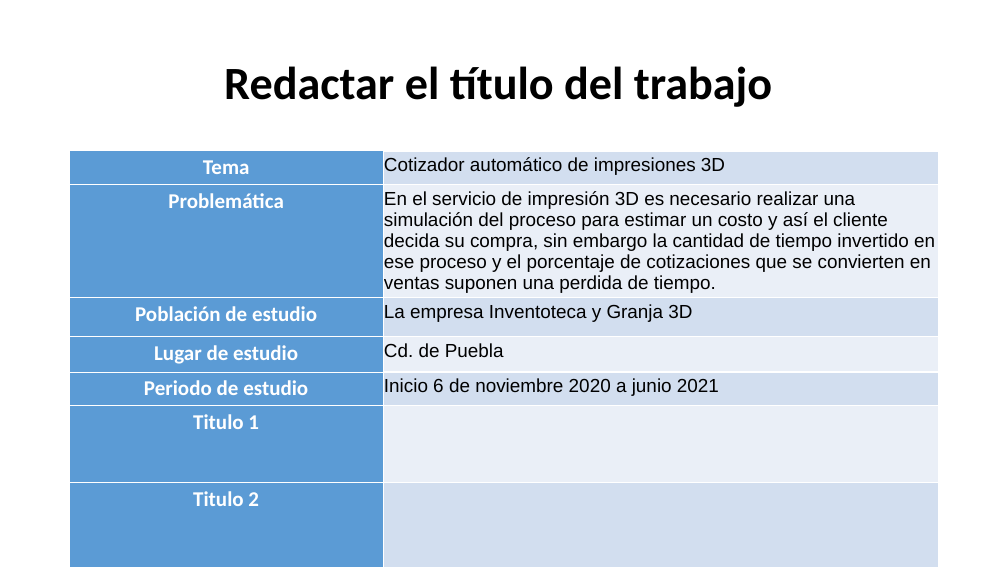
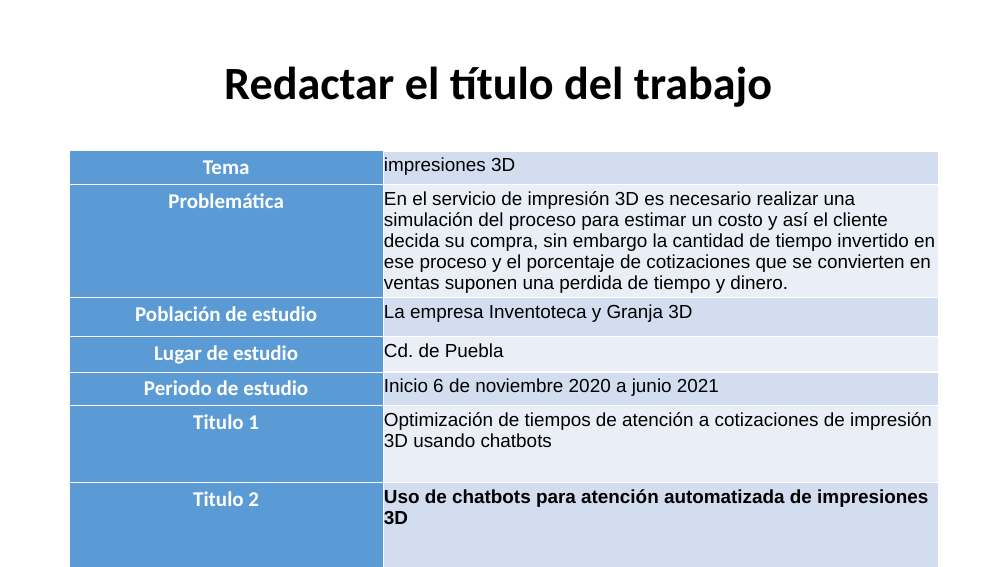
Before and after one commit to DavidFigCas/ArticuloM, a slide deck: slide 1 of Apoyo tarea Hipótesis.pptx. Drawn at 1008x567 pixels with LibreOffice and Linux fonts; fonts in the diff are those of the drawing; background and template pictures are left out. Boxes give left, top, right and bottom in pixels: in the first picture for what was removed or moved away, otherwise in the second. Text is boxed around its words. In the diff, an @@ line names an element or a change of style, - is before the commit and + after.

```diff
--- a/Apoyo tarea Hipótesis.pptx
+++ b/Apoyo tarea Hipótesis.pptx
@@ table at (70,151,939,529) @@
-row 1, column 2: Cotizador automático de impresiones 3D
+row 1, column 2: impresiones 3D
-row 2, column 2: En el servicio de impresión 3D es necesario realizar una simulación del proceso para estimar un costo y así el cliente decida su compra, sin embargo la cantidad de tiempo invertido en ese proceso y el porcentaje de cotizaciones que se convierten en ventas suponen una perdida de tiempo.
+row 2, column 2: En el servicio de impresión 3D es necesario realizar una simulación del proceso para estimar un costo y así el cliente decida su compra, sin embargo la cantidad de tiempo invertido en ese proceso y el porcentaje de cotizaciones que se convierten en ventas suponen una perdida de tiempo y dinero.
-row 6, column 2: 
+row 6, column 2: Optimización de tiempos de atención a cotizaciones de impresión 3D usando chatbots
-row 7, column 2: 
+row 7, column 2: Uso de chatbots para atención automatizada de impresiones 3D
```
Also in this commit, not shown: 2 other slides changed, 2 other files.
